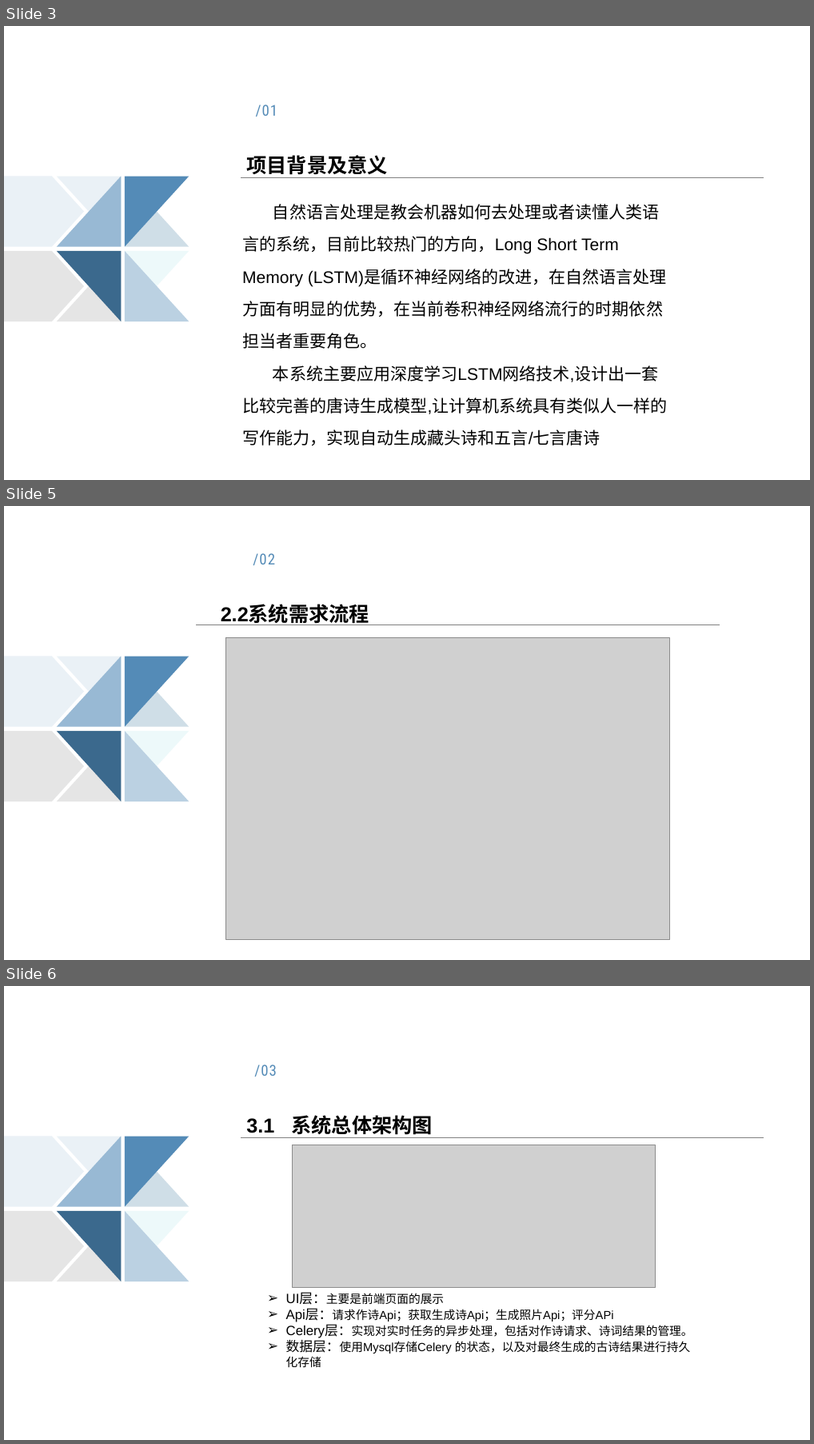
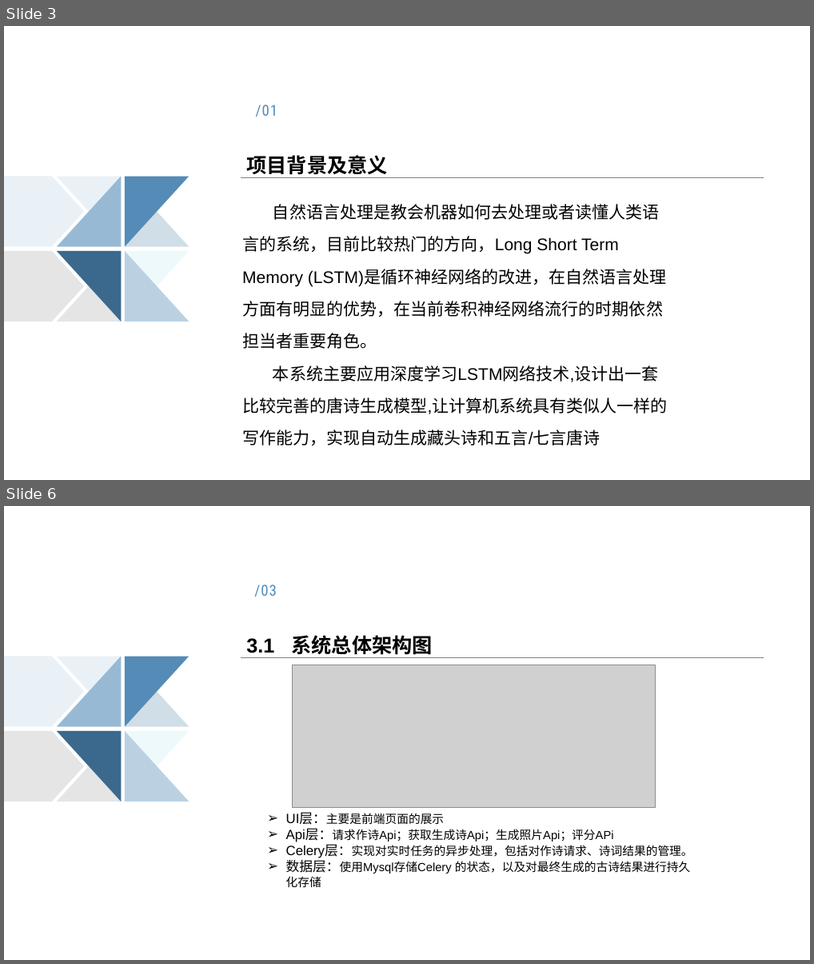
Before and after one commit to poetryexec/poetry, a slide deck: RelationDocuments/8组_唐诗生成系统的设计与实现.pptx. Shown one above the other, each under a label of ours: slides 3, 5 and 6 before the commit, slides 3 and 6 after it; the slides between them are not shown. The pictures are 814x1444 and 814x964 pixels, drawn with LibreOffice and Linux fonts; fonts in the diff are those of the drawing; grey boxes stand for pictures. Boxes give left, top, right and bottom in pixels: in the first picture for what was removed or moved away, otherwise in the second. Text is boxed around its words. In the diff, an @@ line names an element or a change of style, - is before the commit and + after.

```diff
--- a/RelationDocuments/8组_唐诗生成系统的设计与实现.pptx
+++ b/RelationDocuments/8组_唐诗生成系统的设计与实现.pptx
@@ slide 5 removed at bbox=[4, 506, 810, 960], background #FFFFFF; not listed: 10 template elements that a slide beside it also shows @@
@@ text removed at bbox=[253, 553, 275, 565] @@
-/02
@@ line removed from (196, 625) to (720, 625) @@
@@ title removed at bbox=[221, 605, 370, 626] @@
-2.2系统需求流程
@@ picture removed at bbox=[226, 637, 670, 939] @@
```
Also in this commit, not shown: 2 slides changed, 2 slides added, 1 other file.
